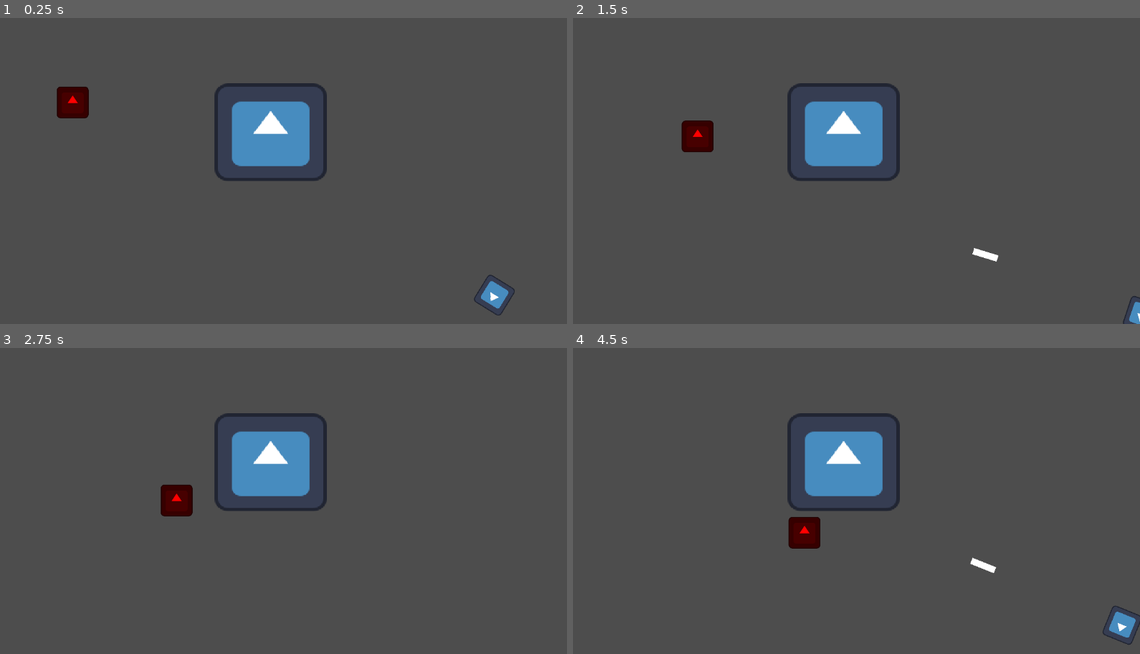
Above: before the commit, frames 1-4 (two rows, left to right).
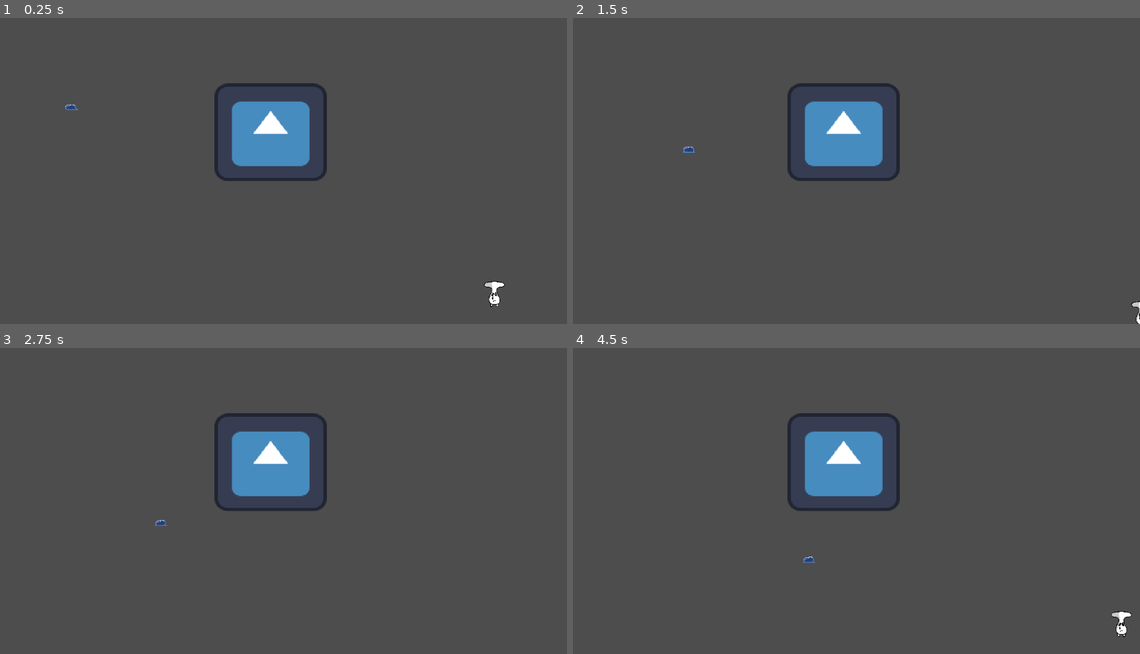
Above: after the commit, the same moments.

Repository: paperparrot5010/Sop_jam
Game: Godot game, scene res://main file/main.tscn
Two runs of this game, one before a commit and one after it. Both use one fixed random seed, a clock stepped at 60 frames per second and the inputs below. The engine's default icon, where the game draws it, is replaced by a stand-in: a white triangle on a blue panel in a dark square.
Inputs (mouse positions are in pixels of both pictures, inside the frame that each line leads up to):
- Up to frame 1 (0.25 s): no input
- Up to frame 2 (1.5 s): move the mouse to (981, 146) at 0.52 s; hold D (right) 0.53-1.28 s; click (981, 146) at 0.6 s; move the mouse to (737, 180) at 1.27 s; hold S (down) from 1.28 s (still down); click (737, 180) at 1.35 s
- Up to frame 3 (2.75 s): move the mouse to (340, 421) at 2.02 s; release S (down) at 2.03 s; hold D (right) from 2.03 s (still down); click (340, 421) at 2.1 s
- Up to frame 4 (4.5 s): move the mouse to (822, 556) at 2.77 s; release D (right) at 2.78 s; hold W (up) 2.78-3.53 s; click (822, 556) at 2.85 s; move the mouse to (1026, 540) at 3.52 s; hold A (left) from 3.53 s (still down); click (1026, 540) at 3.6 s; move the mouse to (680, 445) at 4.27 s; click (680, 445) at 4.35 s

The runs differ from the first frame. In frame 1, 1.0% of the frame differs, in the area x 9-91%, y 22-98%; in frame 2, 0.8%; in frame 3, 0.6%; in frame 4, 1.1%, in the area x 38-100%, y 55-97%.

Commit message:
improvements2

Diff:
--- a/Enemy/enemy.gd
+++ b/Enemy/enemy.gd
@@ -3,6 +3,7 @@
 @export var speed = 100.0
 @export var health = 1 # Example health
 @onready var navigation_agent: NavigationAgent2D = $NavigationAgent2D
+@onready var animated_sprite_2d: AnimatedSprite2D = $AnimatedSprite2D
 
 var player_node: Node2D = null
 var crystal_scene = preload("res://Collectabel objects/crystal.tscn")
@@ -19,6 +20,8 @@
 	navigation_agent.target_desired_distance = 4.0
 
 func _physics_process(delta: float) -> void:
+	animated_sprite_2d.play("Run")
+
 	if player_node == null:
 		return
 
--- a/Enemy/enemy.tscn
+++ b/Enemy/enemy.tscn
@@ -1,24 +1,60 @@
-[gd_scene load_steps=4 format=3 uid="uid://b0bc4nfc0uumy"]
+[gd_scene load_steps=9 format=3 uid="uid://b0bc4nfc0uumy"]
 
 [ext_resource type="Script" uid="uid://cn8p4ox8w82lm" path="res://Enemy/enemy.gd" id="1_px1sc"]
-[ext_resource type="Texture2D" uid="uid://b1cxpkx0i0f55" path="res://icon.svg" id="2_am0pq"]
+[ext_resource type="Texture2D" uid="uid://bypu5ku7t3x0g" path="res://Enemy/slime-Sheet.png" id="2_px1sc"]
 
 [sub_resource type="RectangleShape2D" id="RectangleShape2D_eqilm"]
-size = Vector2(127, 124)
+size = Vector2(34, 20)
+
+[sub_resource type="AtlasTexture" id="AtlasTexture_am0pq"]
+atlas = ExtResource("2_px1sc")
+region = Rect2(128, 0, 32, 25)
+
+[sub_resource type="AtlasTexture" id="AtlasTexture_eqilm"]
+atlas = ExtResource("2_px1sc")
+region = Rect2(160, 0, 32, 25)
+
+[sub_resource type="AtlasTexture" id="AtlasTexture_ncf7h"]
+atlas = ExtResource("2_px1sc")
+region = Rect2(192, 0, 32, 25)
+
+[sub_resource type="AtlasTexture" id="AtlasTexture_m6jha"]
+atlas = ExtResource("2_px1sc")
+region = Rect2(224, 0, 32, 25)
+
+[sub_resource type="SpriteFrames" id="SpriteFrames_glvfu"]
+animations = [{
+"frames": [{
+"duration": 1.0,
+"texture": SubResource("AtlasTexture_am0pq")
+}, {
+"duration": 1.0,
+"texture": SubResource("AtlasTexture_eqilm")
+}, {
+"duration": 1.0,
+"texture": SubResource("AtlasTexture_ncf7h")
+}, {
+"duration": 1.0,
+"texture": SubResource("AtlasTexture_m6jha")
+}],
+"loop": true,
+"name": &"Run",
+"speed": 9.0
+}]
 
 [node name="Enemy" type="CharacterBody2D" groups=["EnemyGroup"]]
 script = ExtResource("1_px1sc")
 
 [node name="CollisionShape2D" type="CollisionShape2D" parent="."]
-position = Vector2(-0.5, 0)
+position = Vector2(-0.5, 6)
 scale = Vector2(0.5, 0.5)
 shape = SubResource("RectangleShape2D_eqilm")
-
-[node name="Sprite2D" type="Sprite2D" parent="."]
-modulate = Color(1, 0, 0, 1)
-scale = Vector2(0.5, 0.5)
-texture = ExtResource("2_am0pq")
 
 [node name="NavigationAgent2D" type="NavigationAgent2D" parent="."]
 path_desired_distance = 3.0
 target_desired_distance = 3.0
+
+[node name="AnimatedSprite2D" type="AnimatedSprite2D" parent="."]
+sprite_frames = SubResource("SpriteFrames_glvfu")
+animation = &"Run"
+frame_progress = 0.946999
--- a/Player/bullet2.tscn
+++ b/Player/bullet2.tscn
@@ -9,10 +9,10 @@
 shader = ExtResource("2_3i201")
 
 [sub_resource type="RectangleShape2D" id="RectangleShape2D_ahnqb"]
-size = Vector2(49, 11)
+size = Vector2(10, 2)
 
 [sub_resource type="RectangleShape2D" id="RectangleShape2D_hvvto"]
-size = Vector2(51, 13)
+size = Vector2(12, 4)
 
 [node name="Bullet" type="CharacterBody2D"]
 script = ExtResource("1_hvvto")
@@ -20,18 +20,18 @@
 
 [node name="Sprite2D" type="Sprite2D" parent="."]
 material = SubResource("ShaderMaterial_5r84k")
-position = Vector2(2.5, -1.5)
-scale = Vector2(0.398438, 0.101562)
+position = Vector2(1, 1)
+scale = Vector2(0.09375, 0.03125)
 texture = ExtResource("1_repfj")
 
 [node name="CollisionShape2D" type="CollisionShape2D" parent="."]
-position = Vector2(2.5, -1.5)
+position = Vector2(1, 1)
 shape = SubResource("RectangleShape2D_ahnqb")
 
 [node name="Area2D" type="Area2D" parent="."]
 
 [node name="CollisionShape2D" type="CollisionShape2D" parent="Area2D"]
-position = Vector2(2.5, -1.5)
+position = Vector2(1, 1)
 shape = SubResource("RectangleShape2D_hvvto")
 debug_color = Color(0.888525, 0.27353, 0.46902, 0.42)
 
--- a/Player/bullet_2.gd
+++ b/Player/bullet_2.gd
@@ -10,6 +10,7 @@
 	global_rotation = rota
 
 func _physics_process(delta: float) -> void:
+	look_at(get_global_mouse_position())
 	velocity = Vector2(speed,0).rotated(dir)
 	move_and_slide()
 
--- a/Player/player.gd
+++ b/Player/player.gd
@@ -2,8 +2,9 @@
 var bullet_path = preload("res://Player/bullet2.tscn")
 var speed = 200
 
+
 func _physics_process(delta: float) -> void:
-	look_at(get_global_mouse_position())
+	#look_at(get_global_mouse_position())
 	if Input.is_action_just_pressed("shoot"):
 		fire()
 	var input_direction = Vector2.ZERO
@@ -11,6 +12,7 @@
 	if Input.is_action_pressed("right"):
 		input_direction.x += 1
 	if Input.is_action_pressed("left"):
+
 		input_direction.x -= 1
 	if Input.is_action_pressed("down"):
 		input_direction.y += 1
--- a/Player/player.tscn
+++ b/Player/player.tscn
@@ -1,22 +1,23 @@
 [gd_scene load_steps=4 format=3 uid="uid://okmrywtn40ld"]
 
 [ext_resource type="Script" uid="uid://dtk1oas6y7lbo" path="res://Player/player.gd" id="1_4ntmi"]
-[ext_resource type="Texture2D" uid="uid://b1cxpkx0i0f55" path="res://icon.svg" id="1_l8h54"]
+[ext_resource type="Texture2D" uid="uid://tbedyiqe7di3" path="res://Player/Bromushroom(USE).png" id="2_4ntmi"]
 
-[sub_resource type="RectangleShape2D" id="RectangleShape2D_4ntmi"]
-size = Vector2(117, 123)
+[sub_resource type="RectangleShape2D" id="RectangleShape2D_btcbx"]
+size = Vector2(34, 100)
 
 [node name="Player" type="CharacterBody2D" groups=["PlayerGroup"]]
 script = ExtResource("1_4ntmi")
 
+[node name="Sprite2D" type="Sprite2D" parent="."]
+position = Vector2(-1, -4)
+scale = Vector2(0.0405325, 0.0439476)
+texture = ExtResource("2_4ntmi")
+
 [node name="CollisionShape2D" type="CollisionShape2D" parent="."]
-position = Vector2(0.5, 1.5)
+position = Vector2(-0.5, -2)
 scale = Vector2(0.5, 0.5)
-shape = SubResource("RectangleShape2D_4ntmi")
-
-[node name="Sprite2D" type="Sprite2D" parent="."]
-scale = Vector2(0.5, 0.5)
-texture = ExtResource("1_l8h54")
+shape = SubResource("RectangleShape2D_btcbx")
 
 [node name="Node2D" type="Node2D" parent="."]
-position = Vector2(93, 0)
+position = Vector2(18, 0)
--- a/main file/main.tscn
+++ b/main file/main.tscn
@@ -4,15 +4,26 @@
 [ext_resource type="PackedScene" uid="uid://okmrywtn40ld" path="res://Player/player.tscn" id="2_p4uik"]
 [ext_resource type="PackedScene" uid="uid://b0bc4nfc0uumy" path="res://Enemy/enemy.tscn" id="3_p4uik"]
 
+[sub_resource type="RectangleShape2D" id="RectangleShape2D_ewnu2"]
+size = Vector2(210, 181)
+
 [sub_resource type="NavigationPolygon" id="NavigationPolygon_sd6jy"]
-vertices = PackedVector2Array(687.773, 368.727, 1132.64, 362.219, 1139.27, 362.133, 1146.71, 630.031, 9.92969, 633.961, 418.328, 372.672, 6.0625, -1.96094, 416.891, 143.508, 443.57, 146, 1138.85, 1.96094, 682.781, 150.172, 1134.12, 342.508, 1131.99, 342.633)
-polygons = Array[PackedInt32Array]([PackedInt32Array(0, 1, 2, 3, 4, 5), PackedInt32Array(5, 4, 6, 7), PackedInt32Array(8, 7, 6, 9, 10), PackedInt32Array(10, 9, 11, 12, 0), PackedInt32Array(0, 12, 1)])
-outlines = Array[PackedVector2Array]([PackedVector2Array(109, 42, 415, 1, 426, 1, 430, 636, 396, 363, 1149, 352, 1157, 640, 0, 644, -4, -12, 1149, -8, 1144, 352, 678, 379, 673, 160, 443, 156, 121, 126)])
-
-[sub_resource type="RectangleShape2D" id="RectangleShape2D_ewnu2"]
-size = Vector2(214, 185)
+vertices = PackedVector2Array(6.0625, -1.96094, 1138.89, 1.96094, 737.641, 117.969, 409.648, 119, 9.92969, 633.961, 392.719, 434.047, 1146.67, 630.031, 719.648, 406.773, 1138.34, 371.844, 1135.15, 372.109)
+polygons = Array[PackedInt32Array]([PackedInt32Array(0, 1, 2, 3), PackedInt32Array(4, 0, 3, 5), PackedInt32Array(6, 4, 5, 7), PackedInt32Array(8, 6, 7, 9), PackedInt32Array(2, 1, 9, 7)])
+outlines = Array[PackedVector2Array]([PackedVector2Array(109, 42, 415, 1, 426, 1, 392, 634, 381, 425, 1148, 361, 1157, 640, 0, 644, -4, -12, 1149, -8, 1145, 387, 709, 417, 727, 128, 411, 129, 121, 126)])
 
 [node name="Main" type="Node2D"]
+
+[node name="StaticBody2D" type="StaticBody2D" parent="." groups=["MachineGroup"]]
+
+[node name="CollisionShape2D" type="CollisionShape2D" parent="StaticBody2D"]
+position = Vector2(555, 264.5)
+shape = SubResource("RectangleShape2D_ewnu2")
+
+[node name="Sprite2D" type="Sprite2D" parent="StaticBody2D"]
+position = Vector2(556, 262)
+scale = Vector2(1.76563, 1.53906)
+texture = ExtResource("1_b8pmt")
 
 [node name="Player" parent="." instance=ExtResource("2_p4uik")]
 position = Vector2(1006, 590)
@@ -21,16 +32,5 @@
 visible = false
 navigation_polygon = SubResource("NavigationPolygon_sd6jy")
 
-[node name="StaticBody2D" type="StaticBody2D" parent="." groups=["MachineGroup"]]
-
-[node name="CollisionShape2D" type="CollisionShape2D" parent="StaticBody2D"]
-position = Vector2(553, 262.5)
-shape = SubResource("RectangleShape2D_ewnu2")
-
-[node name="Sprite2D" type="Sprite2D" parent="StaticBody2D"]
-position = Vector2(556, 262)
-scale = Vector2(1.76563, 1.53906)
-texture = ExtResource("1_b8pmt")
-
 [node name="Enemy" parent="." instance=ExtResource("3_p4uik")]
 position = Vector2(138, 189)
Binary file added: Enemy/slime-Sheet.png
Not shown, added: Enemy/slime-Sheet.png.import
Binary file added: Player/Bromushroom(USE).png
Not shown, added: Player/Bromushroom(USE).png.import
